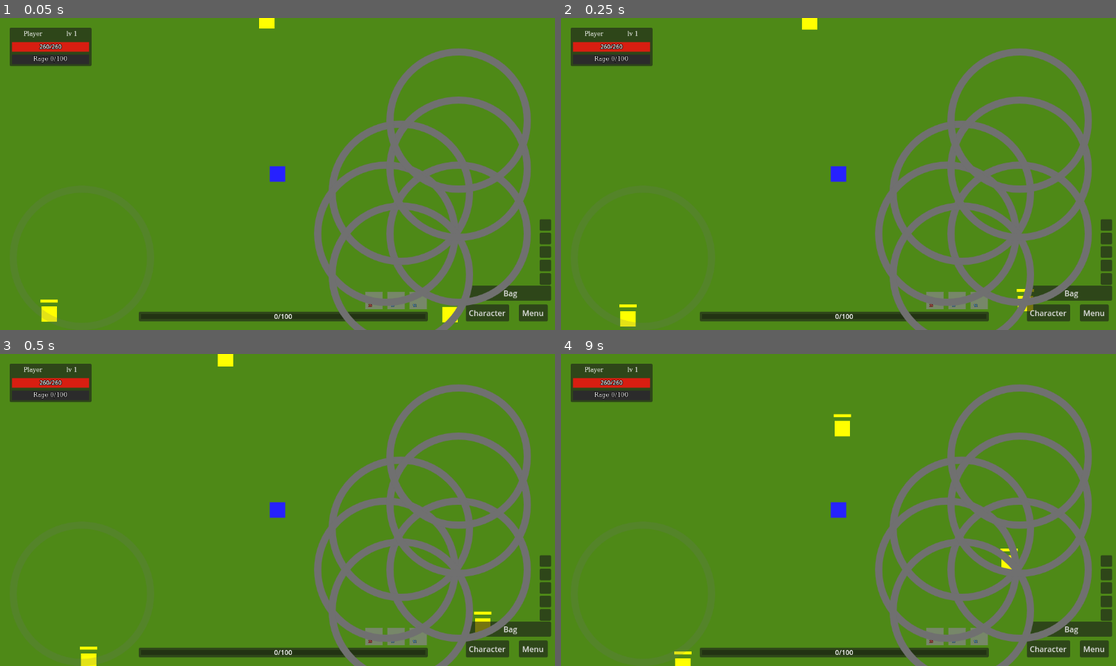
Above: before the commit, frames 1-4 (two rows, left to right).
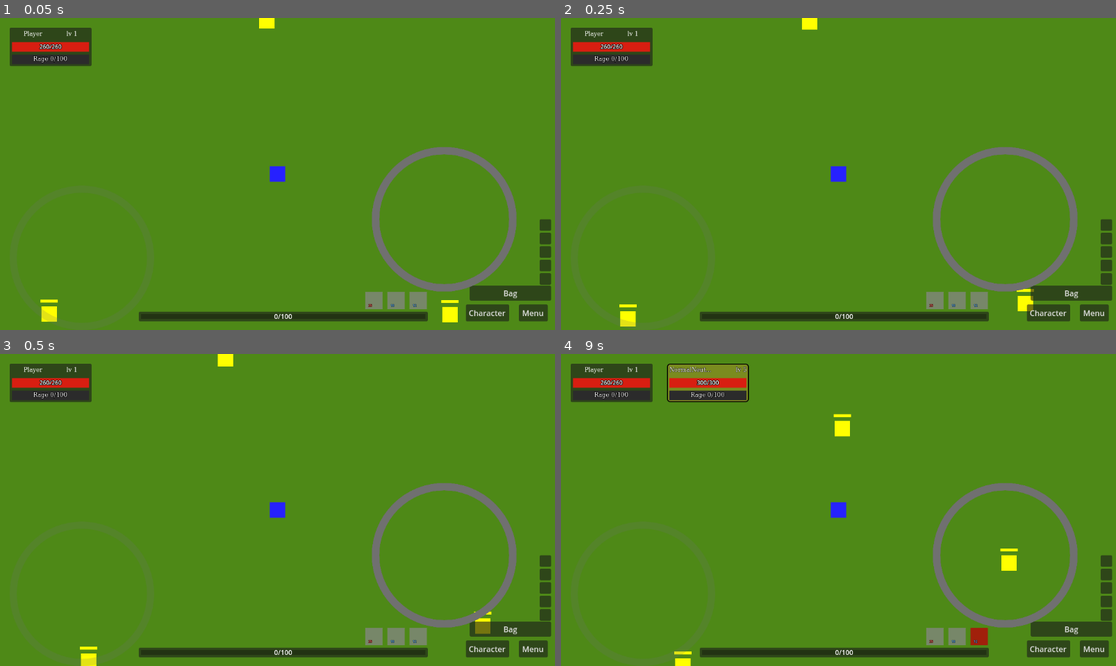
Above: after the commit, the same moments.

Repository: denisshkytko/mmo-mvp-godot
Game: Godot game, scene res://game/scenes/Main.tscn
Same seed, same stepped clock (60 frames per second), same inputs: the game is played once before the commit and once after it. This scene is started directly instead of the project's main scene. The engine's default icon, where the game draws it, is replaced by a stand-in: a white triangle on a blue panel in a dark square.
Inputs (mouse positions are in pixels of both pictures, inside the frame that each line leads up to; where the layout moved, square brackets give the same spot in the first picture):
- Up to frame 1 (0.05 s): no input
- Up to frame 2 (0.25 s): no input
- Up to frame 3 (0.5 s): no input
- Up to frame 4 (9 s): click "Bag" at 0.5 s; click (1104, 559) at 1.25 s; click (1104, 575) at 2 s; click (1104, 588) at 2.75 s; click (1104, 600) at 3.5 s; click (1104, 616) at 4.25 s; click "Character" at 5 s; click (1005, 556) [1021, 569] at 5.75 s; click (1005, 556) [960, 528] at 6.5 s; click (1005, 556) [949, 569] at 7.25 s; click (1005, 556) [960, 609] at 8 s; click (1005, 556) [1021, 503] at 8.75 s

The runs differ from the first frame. In frame 1, 10% of the frame differs, in the area x 56-96%, y 9-100%; in frame 2, 10%; in frame 3, 10%; in frame 4, 12%, in the area x 19-96%, y 3-100%.
Error in both runs: Invalid call to function 'try_interact (via call)' in base 'CharacterBody2D (Player)'. Expected 0 argument(s). (res://game/characters/player/interaction_detect…

Commit message:
Remove hardcoded HUD positioning

Diff:
--- a/ui/game/hud/mobile/move_joystick.gd
+++ b/ui/game/hud/mobile/move_joystick.gd
@@ -4,7 +4,6 @@
 signal move_dir_changed(dir: Vector2)
 
 const DEADZONE_PX := 12.0
-const KNOB_RADIUS_PX := 60.0
 
 var _active_touch_id: int = -1
 var _center: Vector2 = Vector2.ZERO
--- a/ui/game/hud/mobile/skill_pad.gd
+++ b/ui/game/hud/mobile/skill_pad.gd
@@ -17,7 +17,6 @@
 func _ready() -> void:
 	_skill_buttons = [quick_skill_btn, skill_btn_1, skill_btn_2, skill_btn_3, skill_btn_4]
 	_setup_slot_meta()
-	_setup_positions()
 	for btn in _skill_buttons:
 		btn.pressed.connect(_on_skill_button_pressed.bind(int(btn.get_meta("slot_index"))))
 	interact_btn.pressed.connect(_on_interact_pressed)
@@ -29,24 +28,6 @@
 	skill_btn_2.set_meta("slot_index", 2)
 	skill_btn_3.set_meta("slot_index", 3)
 	skill_btn_4.set_meta("slot_index", 4)
-
-
-func _setup_positions() -> void:
-	var center := size * 0.5
-	_quick_center_button(quick_skill_btn, center)
-	_position_button(skill_btn_1, center + Vector2(-120.0, -85.0))
-	_position_button(skill_btn_2, center + Vector2(-150.0, 0.0))
-	_position_button(skill_btn_3, center + Vector2(-120.0, 85.0))
-	_position_button(skill_btn_4, center + Vector2(0.0, -135.0))
-	_position_button(interact_btn, center + Vector2(0.0, -235.0))
-
-
-func _quick_center_button(btn: Control, center: Vector2) -> void:
-	btn.position = center - btn.size * 0.5
-
-
-func _position_button(btn: Control, center_pos: Vector2) -> void:
-	btn.position = center_pos - btn.size * 0.5
 
 
 func _on_skill_button_pressed(slot_index: int) -> void:
